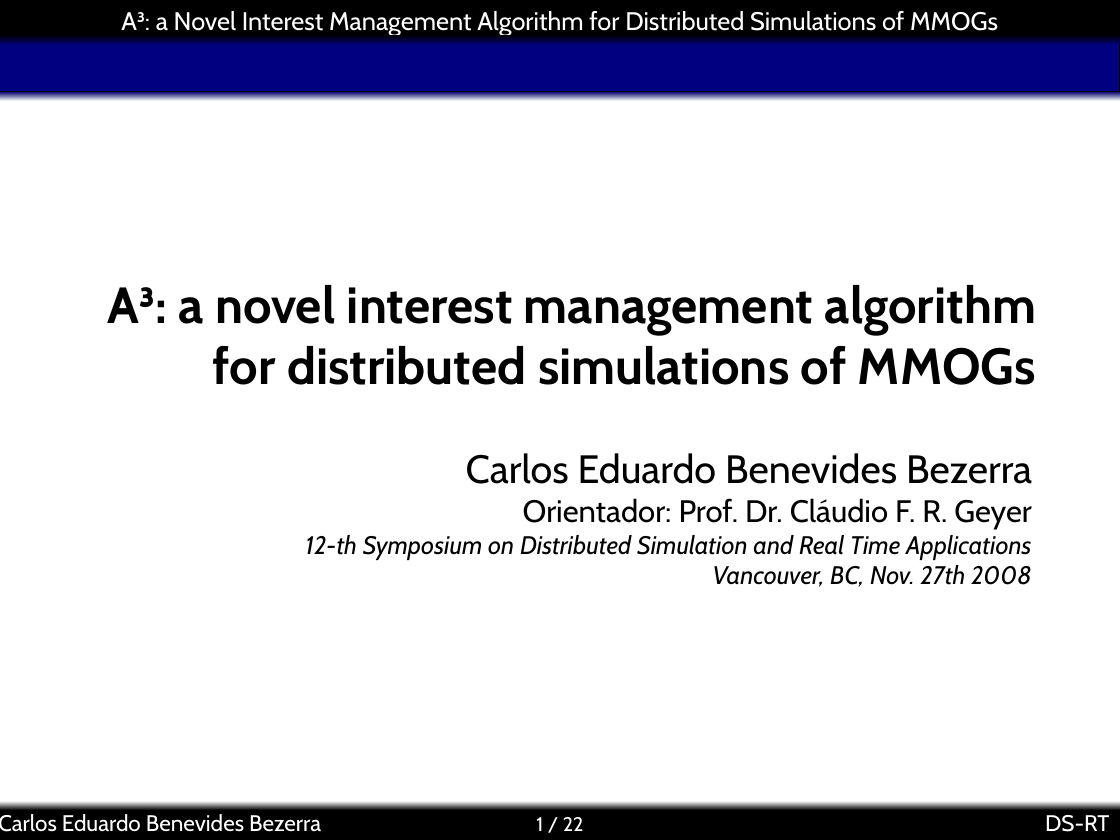
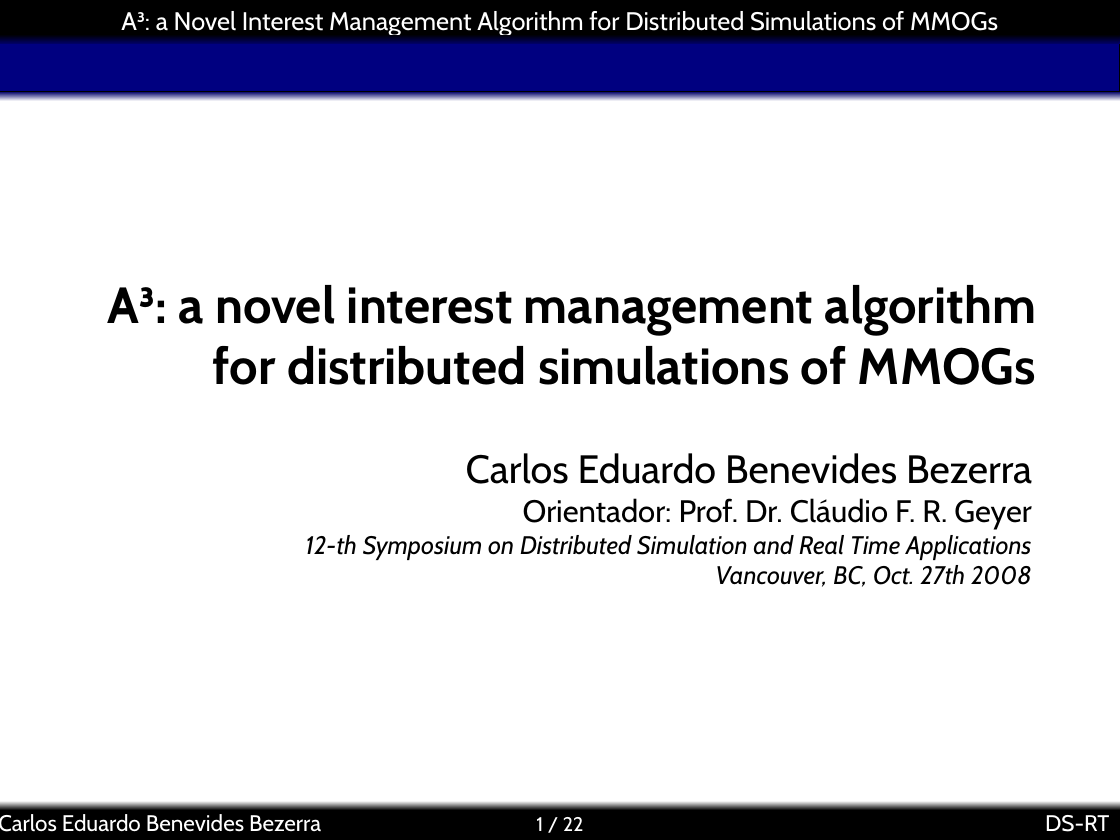
Before and after one commit to kdubezerra/kdubezerra, a slide deck: slide 1 of textos/dsrt/a3slides.ppt. Drawn at 1120x840 pixels with LibreOffice and Linux fonts; fonts in the diff are those of the drawing; background and template pictures are left out. Boxes give left, top, right and bottom in pixels: in the first picture for what was removed or moved away, otherwise in the second. Text is boxed around its words. In the diff, an @@ line names an element or a change of style, - is before the commit and + after.

```diff
--- a/textos/dsrt/a3slides.ppt
+++ b/textos/dsrt/a3slides.ppt
@@ subtitle at [716, 565, 1032, 587]: text changed @@
-Vancouver, BC, Nov. 27th 2008
+Vancouver, BC, Oct. 27th 2008
```
Also in this commit, not shown: 6 other slides changed, 15 slides added, 13 slides removed, 14 other files.
